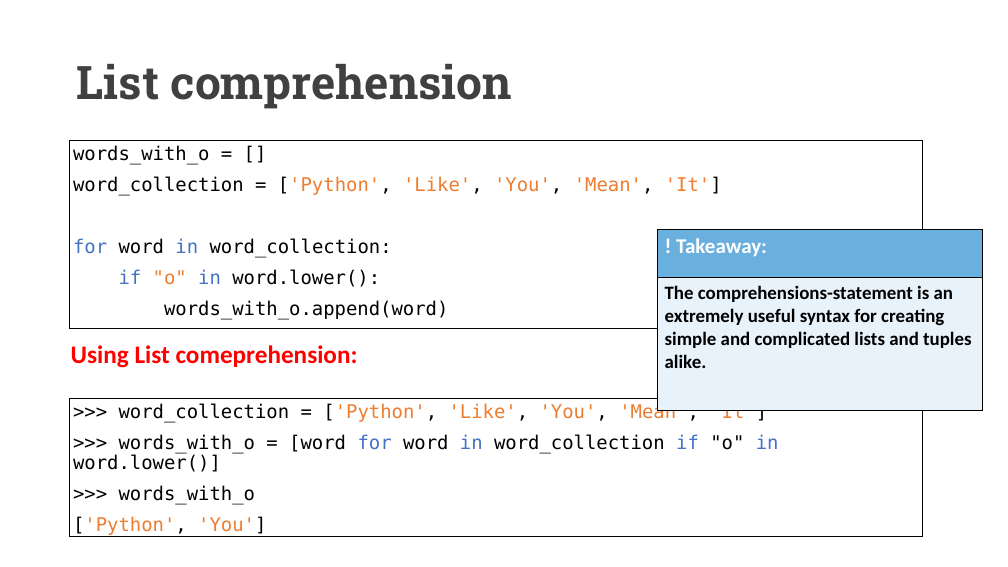
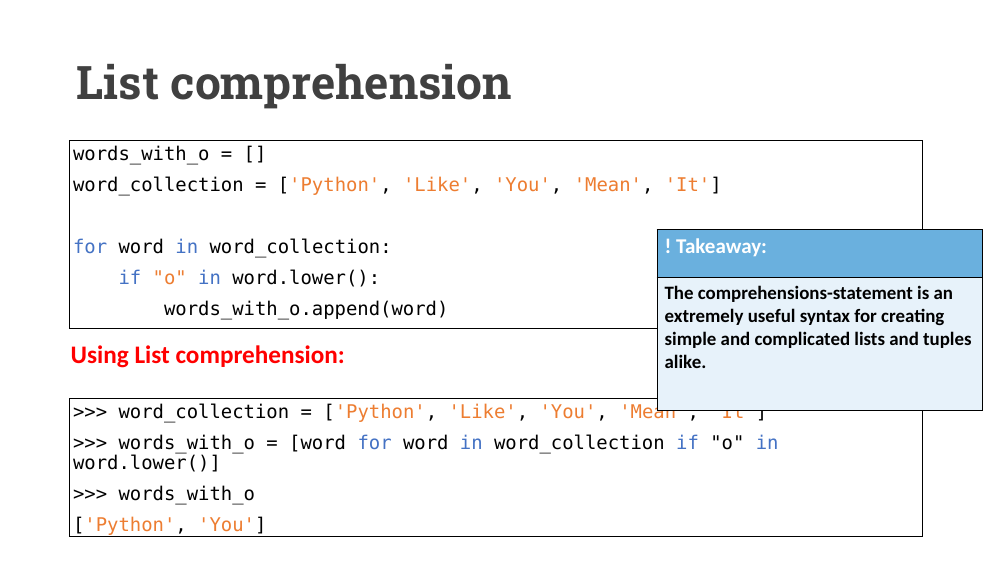
Before and after one commit to UCLL-PR2/exercises, a slide deck: slide 36 of 03-iterators&comprehension/programming2_iterable.pptx. Drawn at 1008x567 pixels with LibreOffice and Linux fonts; fonts in the diff are those of the drawing. Boxes give left, top, right and bottom in pixels: in the first picture for what was removed or moved away, otherwise in the second. Text is boxed around its words. In the diff, an @@ line names an element or a change of style, - is before the commit and + after.

```diff
--- a/03-iterators&comprehension/programming2_iterable.pptx
+++ b/03-iterators&comprehension/programming2_iterable.pptx
@@ text at box(71, 345, 345, 368): text changed @@
-  Using List comeprehension:
+  Using List comprehension:
```
Also in this commit, not shown: 1 other slide changed.
